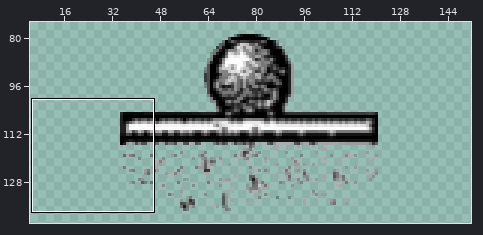
Sprite sheet, stored at Img/RoleteIcone.png. The picture above shows the old version from afar; the outline marks the close-up.
Close-up. Before:
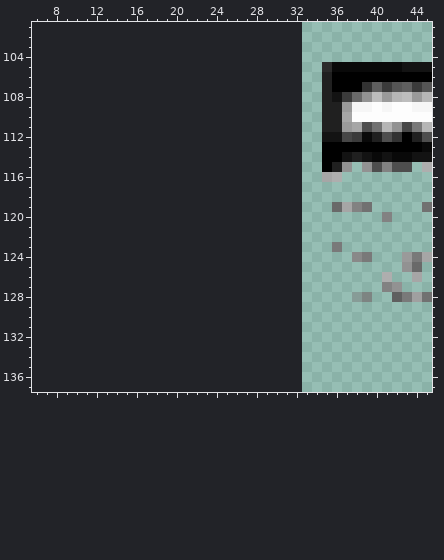
The file is 90x90 pixels. Pixels under 10% opacity are left out. Colours within 5 levels of each other are drawn and written as one. Shown: x 6..45, y 101..137. The old version is drawn lined up with the new one, on the new canvas. The wide view leaves out empty margins. The commit also changed other parts of the picture, which this record leaves out.
The result:
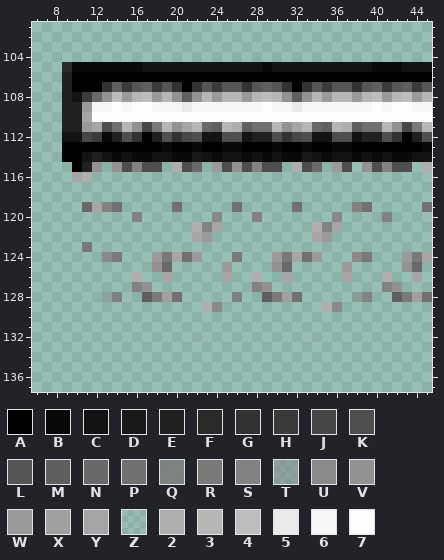
Palette (. is transparent): A #000000  B #090909  C #131313  D #191919  E #202020  F #2b2b2b  G #323232  H #3b3b3b  J #474747  K #4e4e4e  L #555555  M #5f5f5f  N #696969  P #717171  Q #787878d5  R #797979  S #828282  T #84848479  U #898989  V #929292  W #9a9a9a  X #a0a0a0  Y #a6a6a6  Z #a8a8a827  2 #aeaeae  3 #b6b6b6  4 #bdbdbd  5 #e9e9e9  6 #f6f6f6  7 #fdfdfd
Diff:
canvas 90x90 -> 157x157, the old top-left corner now at 33,49
Changed rows in their new state; - is an unchanged pixel.
first column x 9:
105 FBBBBBBBCCCCCCCCCCCCBCCCCCCCCCC
106 EAAAAAAAAAAAAAAAAAAAAAAAAAA----
107 EAAAGMHLMHLGAGLHLLGLMLGAGLHLLGL
108 ECHNV4W34W3VMV3W33W343VMV3W33W3
109 EEW66767766656666666766566666--
110 EEY77777777777777777777777777--
111 EEWYKP3VJR3VY3NM32MPP3VY3NM32MP
112 CCJHBEKGAEKGJKCCKKCEEKGJKC-KKCE
113 AAAAAAAAAABAABAABBAAABAABA-BB--
114 AACECBCBBCCBBDCBCCBCBCBBDCBC-B-
115 -AEV-VKSKK-2KN-WKVKSKK-2KN.WK--
116 -Y2-----------------------..---
119 --NYSP-----P-----P-----P---..--
120 -------S-------U---S-------U---
121 -------------2SY---------2SY---
122 -------------YW----------YW----
123 --R------------------------.---
124 ----UR---WRYPW---R---WRYPW-----
125 ---------VN-----W----VN-----W--
126 -------2--Y-----Y--2--Y-----Y--
127 -------SV----------SV----------
128 ----TQ--MRXP-----Q--MRXP-------
129 --------------2U----------2U---
132 -------------Z-----------Z-----
Changed places in both close-ups, as pixel boxes (x1, y1, x2, y2):
changed: (62, 62, 372, 342)
